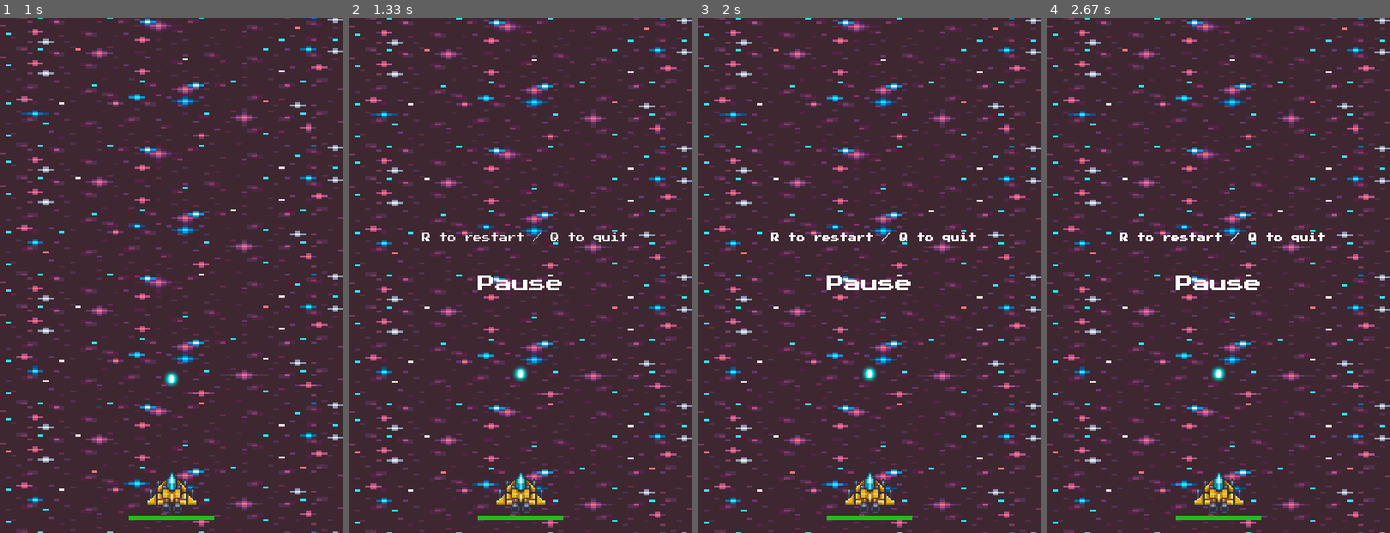
Above: before the commit, frames 1-4 (left to right).
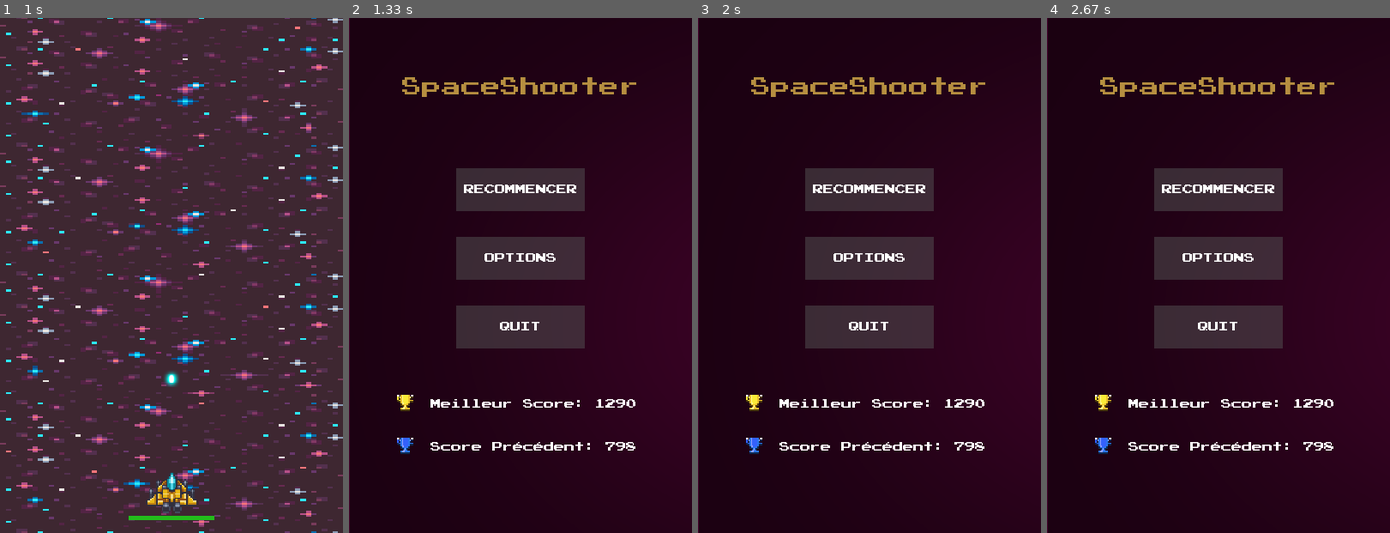
Above: after the commit, the same moments.

Repository: Fabien-crypto/SpaceShooter
Game: pygame game, started from main.py
Same seed, same stepped clock (60 frames per second), same inputs: the game is played once before the commit and once after it.
Inputs (mouse positions are in pixels of both pictures, inside the frame that each line leads up to):
- Up to frame 1 (1 s): click "PLAY" at 0.38 s; tap Space at 0.67 s
- Up to frame 2 (1.33 s): tap Esc at 1 s
- Up to frame 3 (2 s): click (787, 280) at 1.43 s
- Up to frame 4 (2.67 s): no input

Frame 1 is identical in both runs. In frame 2, 92% of the frame differs, in the area x 0-100%, y 0-100%; in frame 3, 92%; in frame 4, 92%.

Commit message:
menu pause

Diff:
--- a/main.py
+++ b/main.py
@@ -1,4 +1,5 @@
 import time
+import sys
 from pip import main
 import pygame
 from pygame import mixer
@@ -35,24 +36,50 @@
     paused = True
 
     while paused:
-        Pause_TEXT = get_font(20).render("Pause", True, "white")
-        Pause_TEXT2 = get_font(10).render("R to restart / Q to quit", True, "white")
-        screen.blit(Pause_TEXT,(150,300))
-        screen.blit(Pause_TEXT2,(85,250))
+        from menu import SCREEN,Button,image1,BG,best_score,prec_score, options
+
+        SCREEN.blit(BG, (0, 0))
+
+        MENU_MOUSE_POS = pygame.mouse.get_pos()
+
+        MENU_TEXT = get_font(23).render("SpaceShooter", True, "#b68f40")
+        MENU_RECT = MENU_TEXT.get_rect(center=(200, 80))
+        PLAY_BUTTON = Button(image=image1, pos=(200, 200),
+                            text_input="RECOMMENCER", font=get_font(12), base_color="White", hovering_color="Green")
+        OPTIONS_BUTTON = Button(image=image1, pos=(200, 280),
+                            text_input="OPTIONS", font=get_font(12), base_color="White", hovering_color="Green")
+        QUIT_BUTTON = Button(image=image1, pos=(200, 360),
+                            text_input="QUIT", font=get_font(12), base_color="White", hovering_color="Green")
+
+        Best_Score_TEXT = get_font(12).render("Meilleur Score: 1290", True, "white")
+        Best_Score_RECT = Best_Score_TEXT.get_rect(center=(215, 450))
+        Prec_Score_TEXT = get_font(12).render("Score Précédent: 798", True, "white")
+        Prec_Score_RECT = Prec_Score_TEXT.get_rect(center=(215, 500))
+        SCREEN.blit(MENU_TEXT, MENU_RECT)
+        SCREEN.blit(Best_Score_TEXT, Best_Score_RECT)
+        SCREEN.blit(Prec_Score_TEXT, Prec_Score_RECT)
+        SCREEN.blit(best_score,(55,438))
+        SCREEN.blit(prec_score,(55,488))
+
+        for button in [PLAY_BUTTON, OPTIONS_BUTTON, QUIT_BUTTON]:
+            button.update(SCREEN)
+
         for event in pygame.event.get():
             if event.type == pygame.QUIT:
                 pygame.quit()
                 quit()
+            if event.type == pygame.MOUSEBUTTONDOWN:
+                if PLAY_BUTTON.checkForInput(MENU_MOUSE_POS):
+                    game()
+                if OPTIONS_BUTTON.checkForInput(MENU_MOUSE_POS):
+                    options()
+                if QUIT_BUTTON.checkForInput(MENU_MOUSE_POS):
+                    pygame.quit()
+                    sys.exit()
             if event.type == pygame.KEYDOWN:
                 if event.key == pygame.K_ESCAPE:
                     paused = False
 
-                if event.key == pygame.K_r:
-                    game()
-
-                elif event.key == pygame.K_q:
-                    pygame.quit()
-                    quit()
         clock.tick(5)
         pygame.display.update()
 
